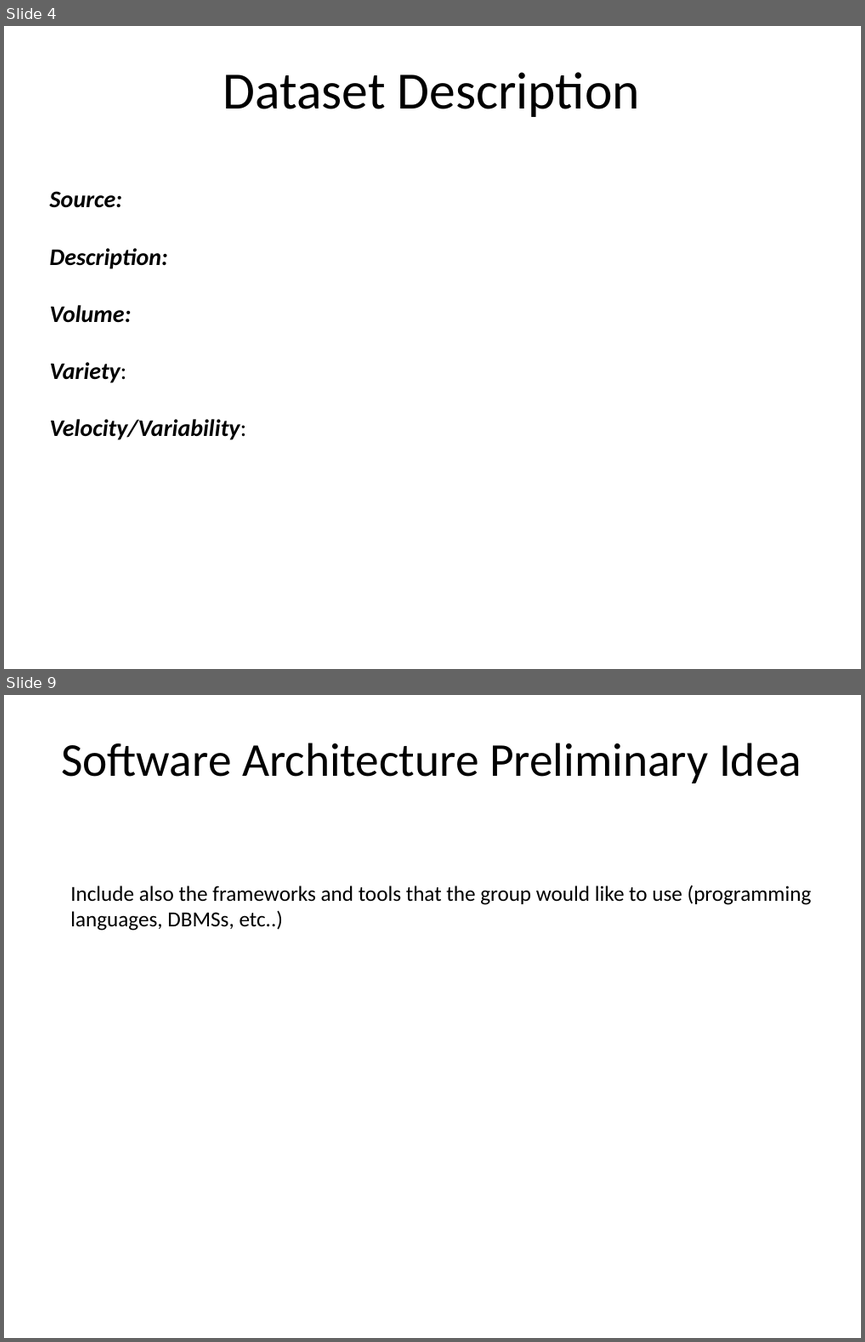
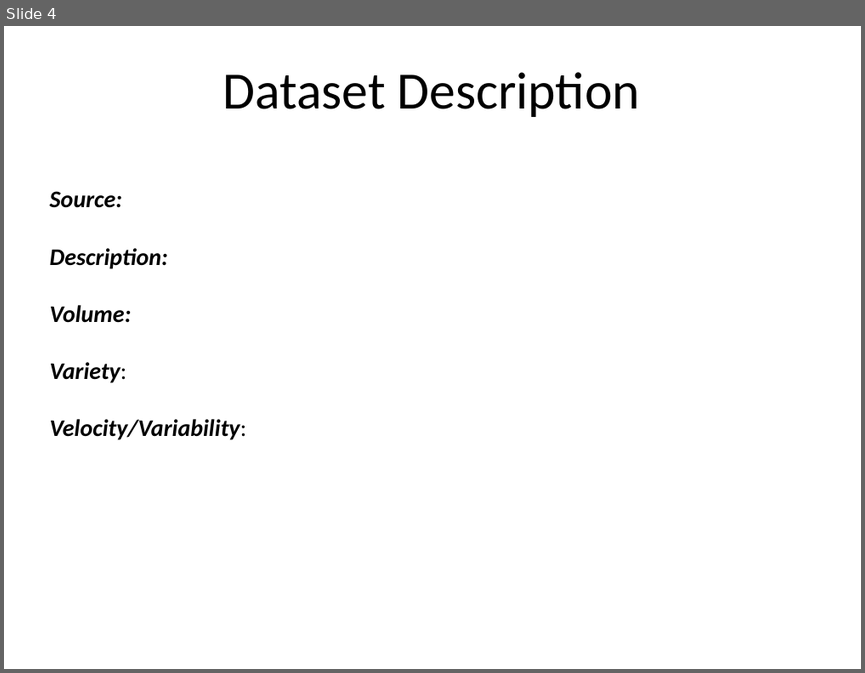
Before and after one commit to lorenzoceccanti/pixelindex, a slide deck: Preliminary Presentation.pptx. Shown one above the other, each under a label of ours: slides 4 and 9 before the commit, slide 4 after it; the slides between them are not shown. The pictures are 865x1342 and 865x673 pixels, drawn with LibreOffice and Linux fonts; fonts in the diff are those of the drawing; background and template pictures are left out. Boxes give left, top, right and bottom in pixels: in the first picture for what was removed or moved away, otherwise in the second. Text is boxed around its words. In the diff, an @@ line names an element or a change of style, - is before the commit and + after.

```diff
--- a/Preliminary Presentation.pptx
+++ b/Preliminary Presentation.pptx
@@ slide 9 removed at (4,695,861,1338), background #FFFFFF @@
@@ title removed at (61,743,801,783) @@
-Software Architecture Preliminary Idea
@@ text removed at (70,885,812,930) @@
-Include also the frameworks and tools that the group would like to use (programming languages, DBMSs, etc..)
```
Also in this commit, not shown: 5 slides changed, 2 slides added, 2 other slides removed.
